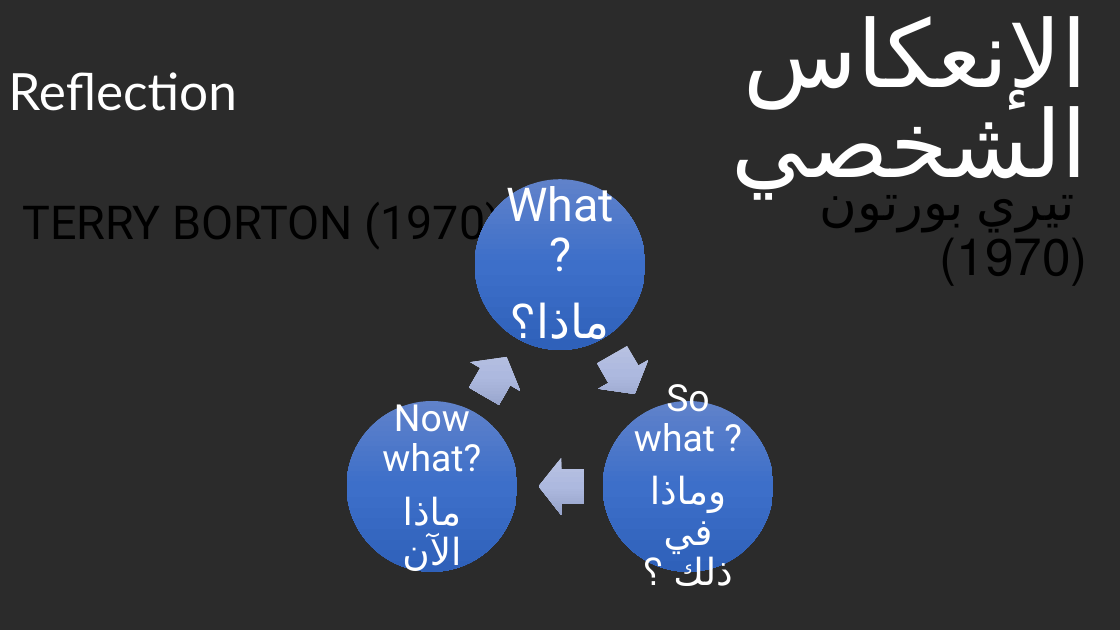
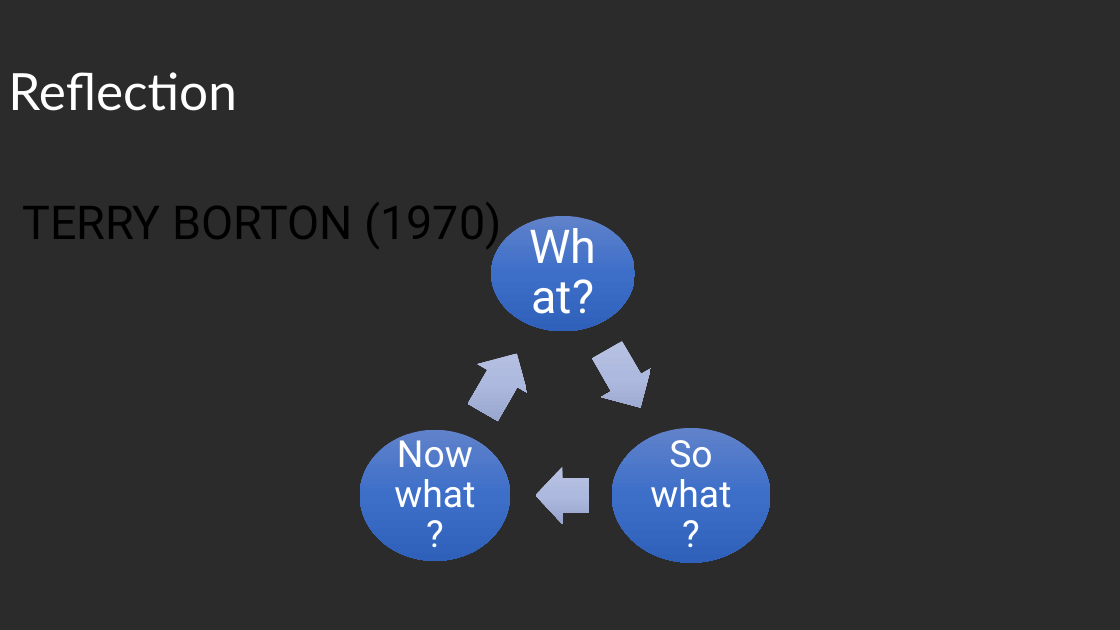
Before and after one commit to islambassiem/5LD02, a slide deck: slide 33 of PMS/Final Presentation.pptx (slide 40 before the commit). Drawn at 1120x630 pixels with LibreOffice and Linux fonts; fonts in the diff are those of the drawing; background and template pictures are left out; a plain dark background stands for a picture behind light text. Boxes give left, top, right and bottom in pixels: in the first picture for what was removed or moved away, otherwise in the second. Text is boxed around its words. In the diff, an @@ line names an element or a change of style, - is before the commit and + after.

```diff
--- a/PMS/Final Presentation.pptx
+++ b/PMS/Final Presentation.pptx
@@ text removed at (731,16,1088,196) @@
-الإنعكاس الشخصي
@@ text removed at (957,178,1075,276) @@
-تيري بورتون (1970)
@@ text "What?": place and size @@
-text "What?" at (506,178,614,351)
+text "What?" at (394,479,475,508)
@@ ellipse: place and size @@
-ellipse at (475,179,645,350)
+ellipse at (492,216,635,331)
@@ text at (511,302,610,351): paragraph removed @@
-ماذا؟
@@ right arrow: place and size @@
-right arrow at (459,343,532,411)
+right arrow at (458,340,542,428)
@@ right arrow: place and size @@
-right arrow at (587,340,660,408)
+right arrow at (582,336,666,423)
@@ ellipse: place and size @@
-ellipse at (347,401,518,571)
+ellipse at (360,430,510,561)
@@ text "Now what?": place and size @@
-text "Now what?" at (382,396,481,573)
+text "Now what?" at (397,432,731,508)
@@ ellipse: place and size @@
-ellipse at (603,401,774,571)
+ellipse at (612,428,770,562)
@@ text "So what ?": place and size @@
-text "So what ?" at (634,376,732,593)
+text "So what ?" at (669,440,712,468)
@@ right arrow: place and size @@
-right arrow at (539,458,584,516)
+right arrow at (536,466,590,524)
@@ text at (650,475,732,593): paragraph removed @@
-وماذا في ذلك ؟
@@ text at (402,496,461,573): paragraph removed @@
-ماذا الآن
```
Also in this commit, not shown: 33 other slides changed, 1 slide added, 9 slides removed.
